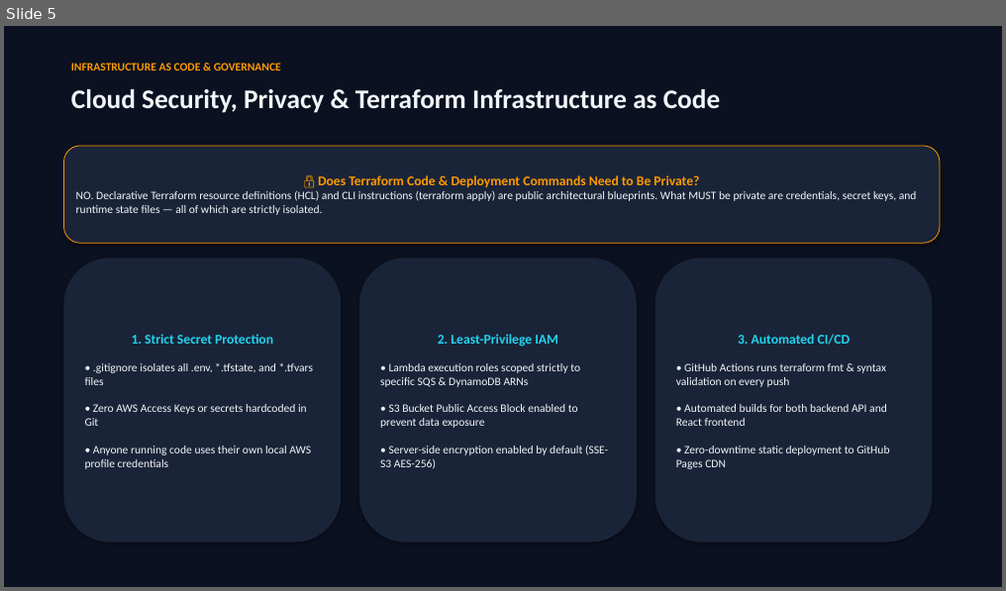
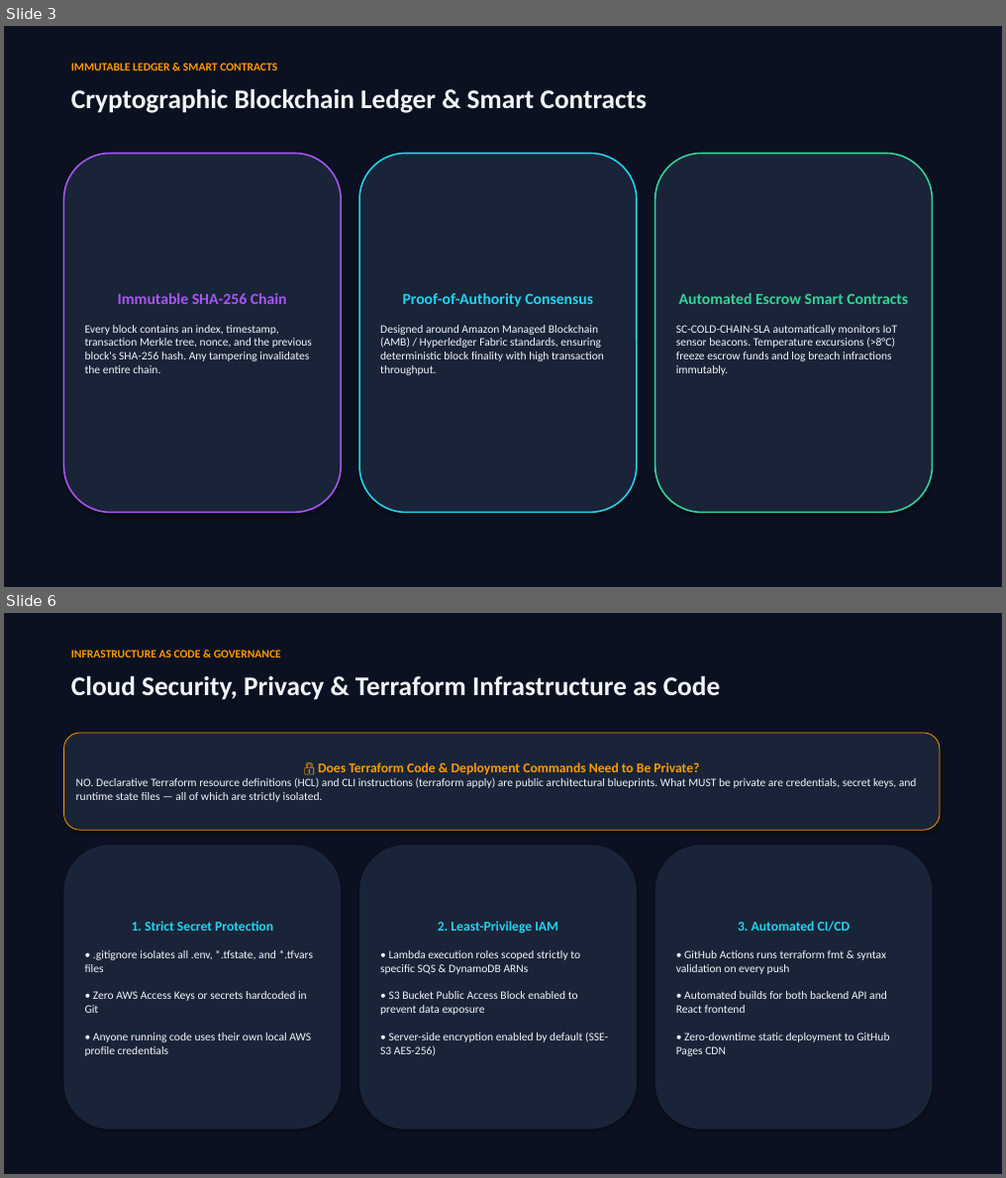
Before and after one commit to Deoid/Multipurpose_Supply_Chain_Management, a slide deck: Multipurpose_SCM_AWS_Architecture.pptx. Shown one above the other, each under a label of ours: slide 5 before the commit, slides 3 and 6 after it; the slides between them are not shown. The pictures are 1006x591 and 1006x1178 pixels, drawn with LibreOffice and Linux fonts; fonts in the diff are those of the drawing. Boxes give left, top, right and bottom in pixels: in the first picture for what was removed or moved away, otherwise in the second. Text is boxed around its words. In the diff, an @@ line names an element or a change of style, - is before the commit and + after.

Commit message:
feat(blockchain): implement cryptographic SHA-256 ledger, smart contracts, and interactive browser developer manual

```diff
--- a/Multipurpose_SCM_AWS_Architecture.pptx
+++ b/Multipurpose_SCM_AWS_Architecture.pptx
@@ slide 3 added at (4,26,1002,587), background #FFFFFF @@
@@ rectangle added at (4,26,1002,587), fill #0B1120 @@
@@ text added at (71,63,277,71), 11 pt, text #FF9900, bold @@
+IMMUTABLE LEDGER & SMART CONTRACTS
@@ text added at (71,89,647,113), 26 pt, text #F1F5F9, bold @@
+Cryptographic Blockchain Ledger & Smart Contracts
@@ rounded rectangle added at (63,154,341,513), fill #1A2438, outline #A855F7 1.5 pt, 11 pt, text #F1F5F9 @@
+Immutable SHA-256 Chain
+Every block contains an index, timestamp, transaction Merkle tree, nonce, and the previous block's SHA-256 hash. Any tampering invalidates the entire chain.
@@ rounded rectangle added at (359,154,637,513), fill #1A2438, outline #22D3EE 1.5 pt, 11 pt, text #F1F5F9 @@
+Proof-of-Authority Consensus
+Designed around Amazon Managed Blockchain (AMB) / Hyperledger Fabric standards, ensuring deterministic block finality with high transaction throughput.
@@ rounded rectangle added at (655,154,933,513), fill #1A2438, outline #34D399 1.5 pt, 11 pt, text #F1F5F9 @@
+Automated Escrow Smart Contracts
+SC-COLD-CHAIN-SLA automatically monitors IoT sensor beacons. Temperature excursions (>8°C) freeze escrow funds and log breach infractions immutably.
@@ what was slide 5 is now slide 6 @@
```
Also in this commit, not shown: 5 slides changed, 15 other files.
